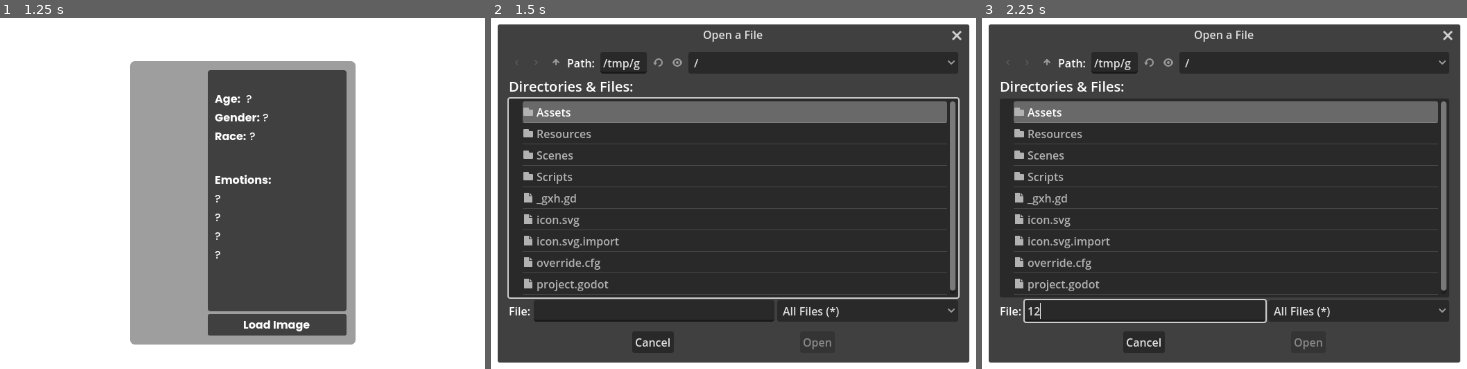
Above: before the commit, frames 1-3 (left to right).
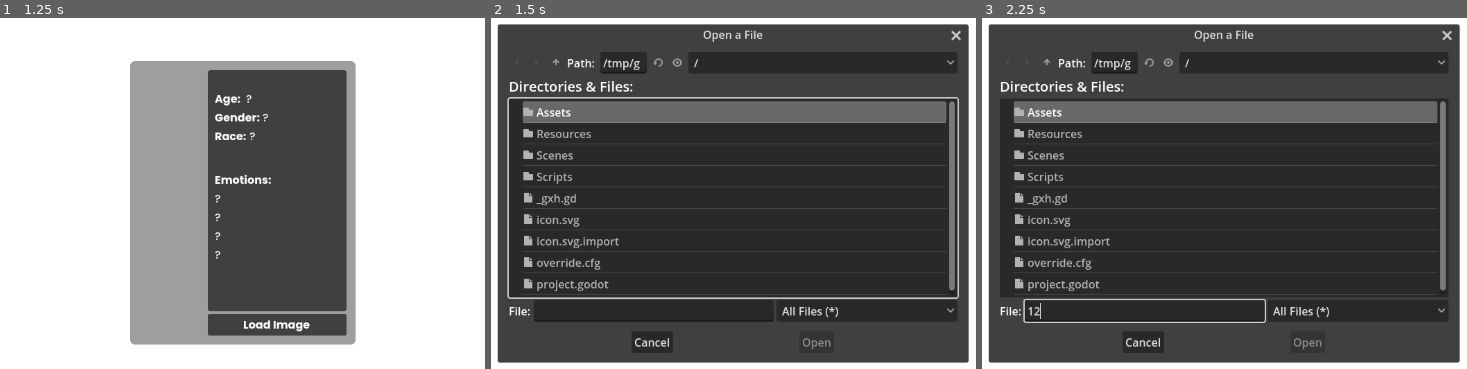
Above: after the commit, the same moments.

Repository: KamandShayegan/moodtracker-deepface
Game: Godot game, scene res://Scenes/main.tscn
Same seed, same stepped clock (60 frames per second), same inputs: the game is played once before the commit and once after it.
Inputs (mouse positions are in pixels of both pictures, inside the frame that each line leads up to):
- Up to frame 1 (1.25 s): tap Enter at 0.5 s
- Up to frame 2 (1.5 s): click "Load Image" at 1.25 s
- Up to frame 3 (2.25 s): click (1146, 309) at 2.02 s; type "12" at 2.1 s

Frame 1 is identical in both runs. In frame 2, 1.2% of the frame differs, in the area x 29-99%, y 1-99%; in frame 3, 1.0%.

Commit message:
new example image

Diff:
--- a/new-game-project/Scenes/main.tscn
+++ b/new-game-project/Scenes/main.tscn
@@ -59,7 +59,7 @@
 
 [node name="FileDialog" type="FileDialog" parent="."]
 unique_name_in_owner = true
-title = "Choose an Image"
+title = "Open a File"
 initial_position = 2
 size = Vector2i(493, 450)
 ok_button_text = "Open"
--- a/new-game-project/Scripts/main.gd
+++ b/new-game-project/Scripts/main.gd
@@ -123,9 +123,9 @@
 	emotion_label_4.text = emotion_value_pairs[3][0]
 	emotion_label_4.visible_ratio = 0
 
-	tween.tween_property(age_value, 'visible_ratio', 1, 0.4)
-	tween.tween_property(gender_value, 'visible_ratio', 1, 0.5)
-	tween.tween_property(race_value, 'visible_ratio', 1, 0.5)
+	tween.tween_property(age_value, 'visible_ratio', 1, 0.35)
+	tween.tween_property(gender_value, 'visible_ratio', 1, 0.45)
+	tween.tween_property(race_value, 'visible_ratio', 1, 0.45)
 	tween.tween_interval(0.4)
 	tween.parallel().tween_property(dominant_emotion_1, 'value', emotion_value_pairs[0][1], 1.7).set_ease(Tween.EASE_OUT).set_trans(Tween.TRANS_EXPO)
 	tween.parallel().tween_property(emotion_label_1, 'visible_ratio', 1, 0.7)
Binary file added: new-game-project/Assets/Images/2024-10-13-033327.jpg
Not shown, added: new-game-project/Assets/Images/2024-10-13-033327.jpg.import
